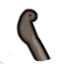
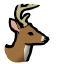
Layered file, before and after one edit (64 x 64). Changes by layer:
added layer "Ungulate" above "Goat" over [left=4, top=3, right=50, bottom=63]
hid "SnakeHiss" over [left=0, top=8, right=52, bottom=64]
